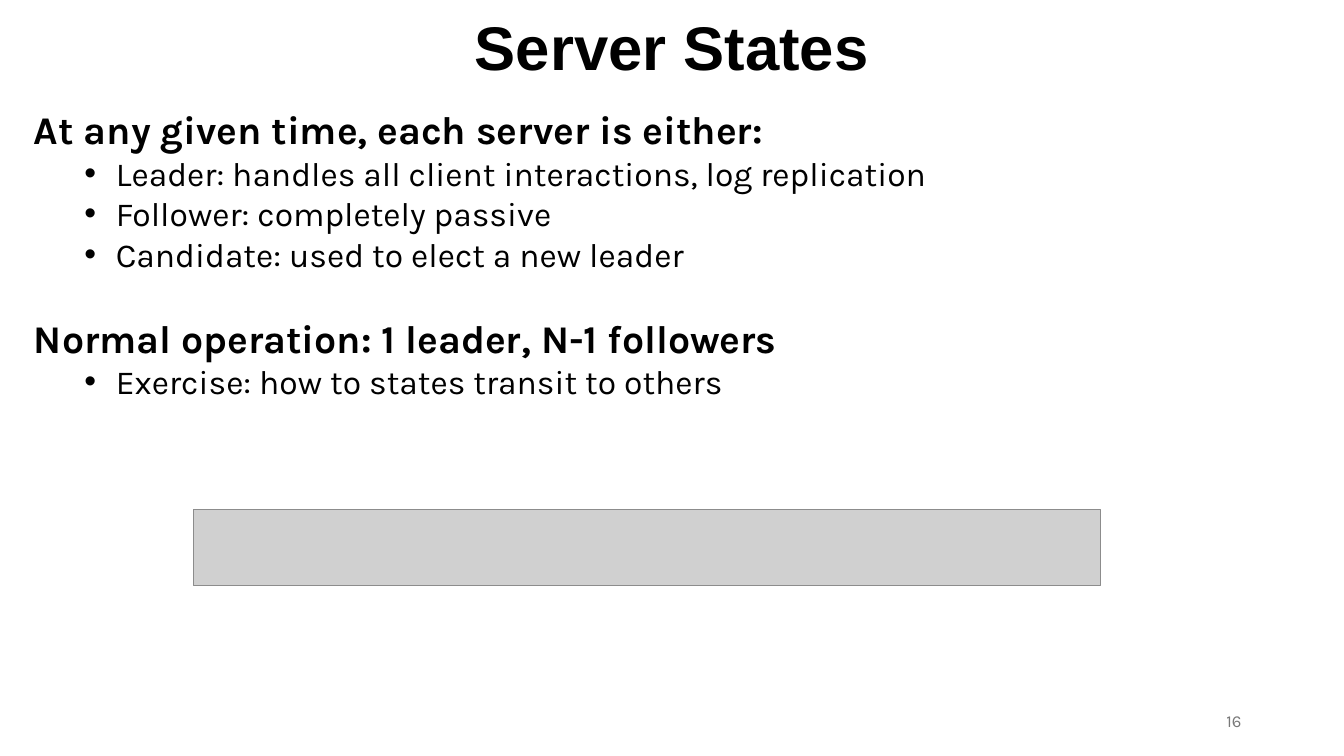
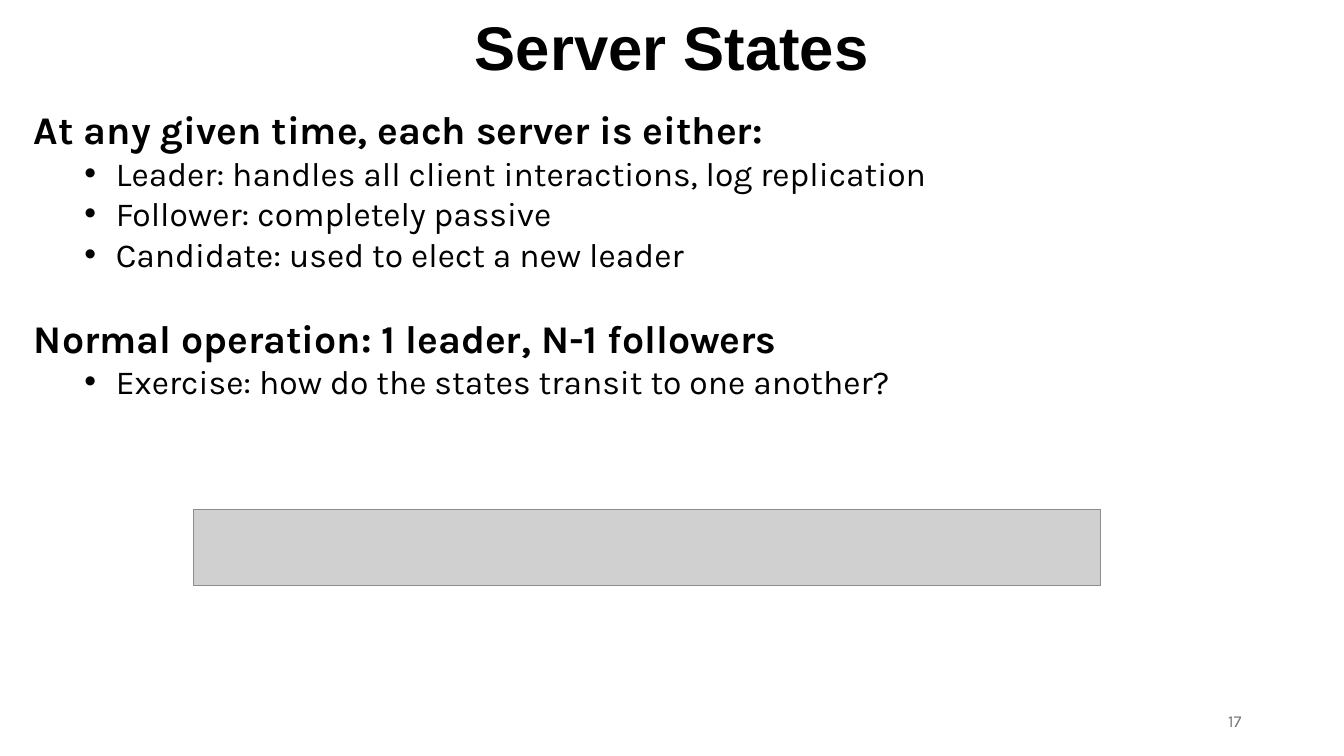
Before and after one commit to ec528/ec528.github.io, a slide deck: slide 17 of slides/fall26/6-raft-1.pptx (slide 16 before the commit). Drawn at 1344x756 pixels with LibreOffice and Linux fonts; fonts in the diff are those of the drawing; grey boxes stand for pictures. Boxes give left, top, right and bottom in pixels: in the first picture for what was removed or moved away, otherwise in the second. Text is boxed around its words. In the diff, an @@ line names an element or a change of style, - is before the commit and + after.

```diff
--- a/slides/fall26/6-raft-1.pptx
+++ b/slides/fall26/6-raft-1.pptx
@@ text at bbox=[116, 371, 889, 395]: text changed @@
-  • Exercise: how to states transit to others
+  • Exercise: how do the states transit to one another?
@@ page number at bbox=[1228, 716, 1241, 727]: text changed @@
-16
+17
```
Also in this commit, not shown: 10 other slides changed, 6 slides added, 9 slides removed.
